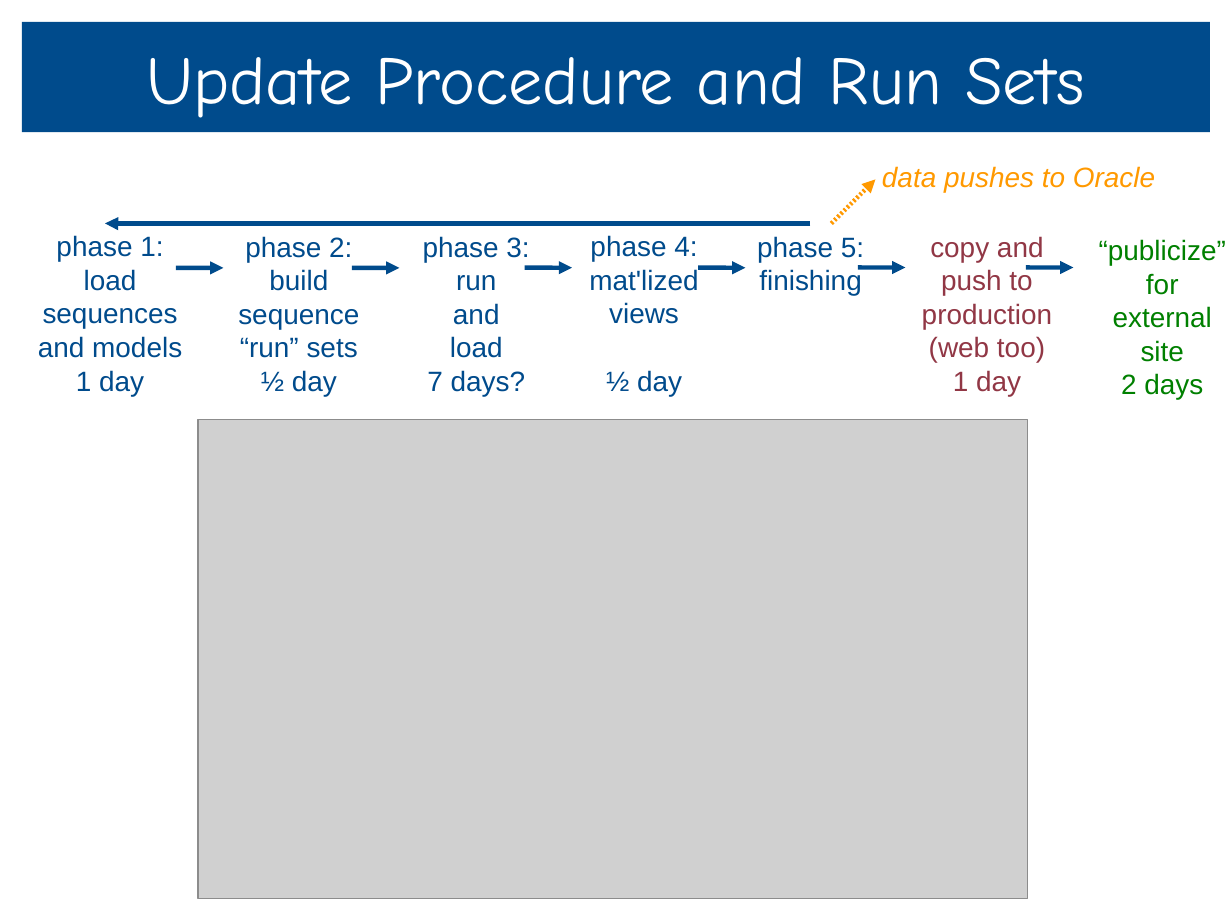
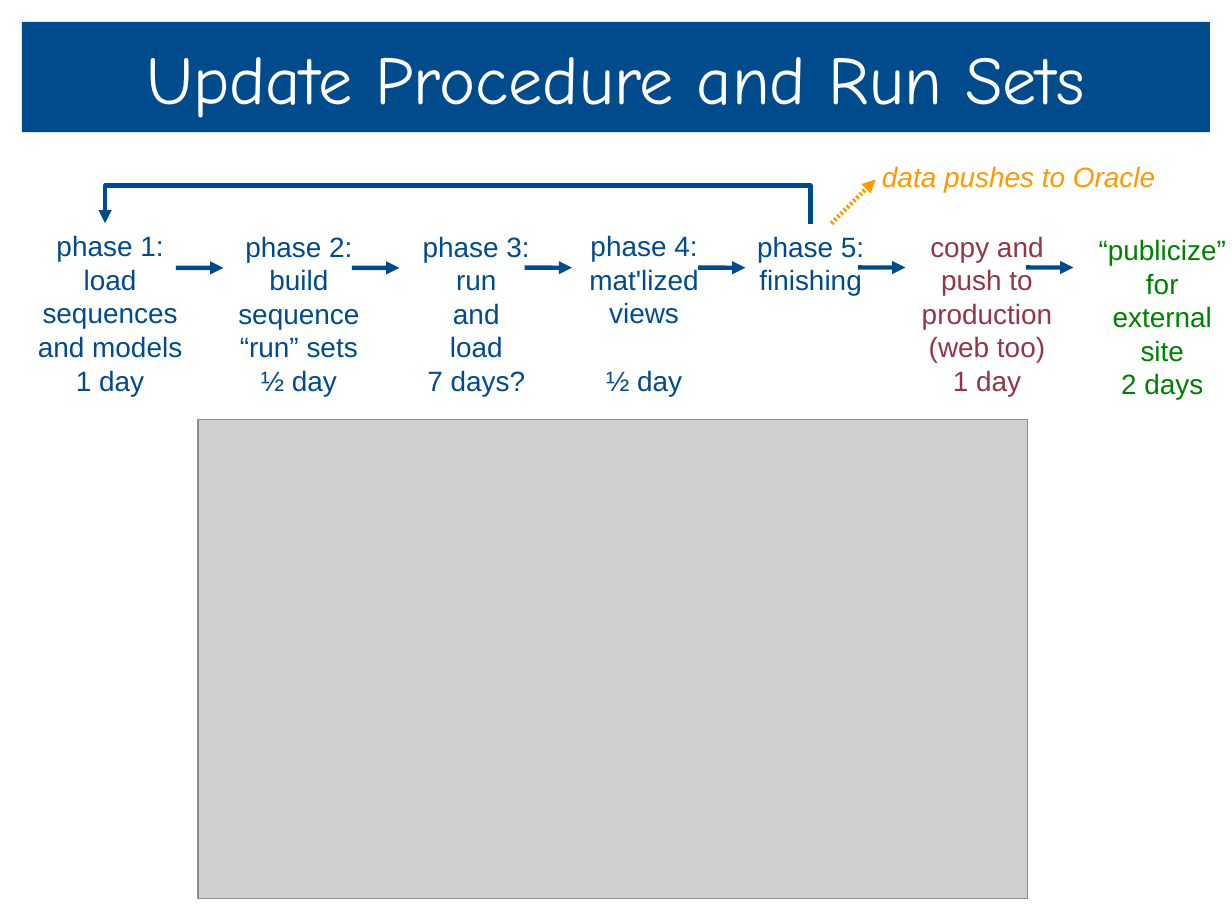
Before and after one commit to unison/unison, a slide deck: slide 6 of doc/unison-tutorial.odp. Drawn at 1232x924 pixels with LibreOffice and Linux fonts; fonts in the diff are those of the drawing; grey boxes stand for pictures. Boxes give left, top, right and bottom in pixels: in the first picture for what was removed or moved away, otherwise in the second. Text is boxed around its words. In the diff, an @@ line names an element or a change of style, - is before the commit and + after.

```diff
--- a/doc/unison-tutorial.odp
+++ b/doc/unison-tutorial.odp
@@ elbow arrow (811, 224) - (105, 224): route changed @@
```
Also in this commit, not shown: 2 other slides changed, 1 other file.
